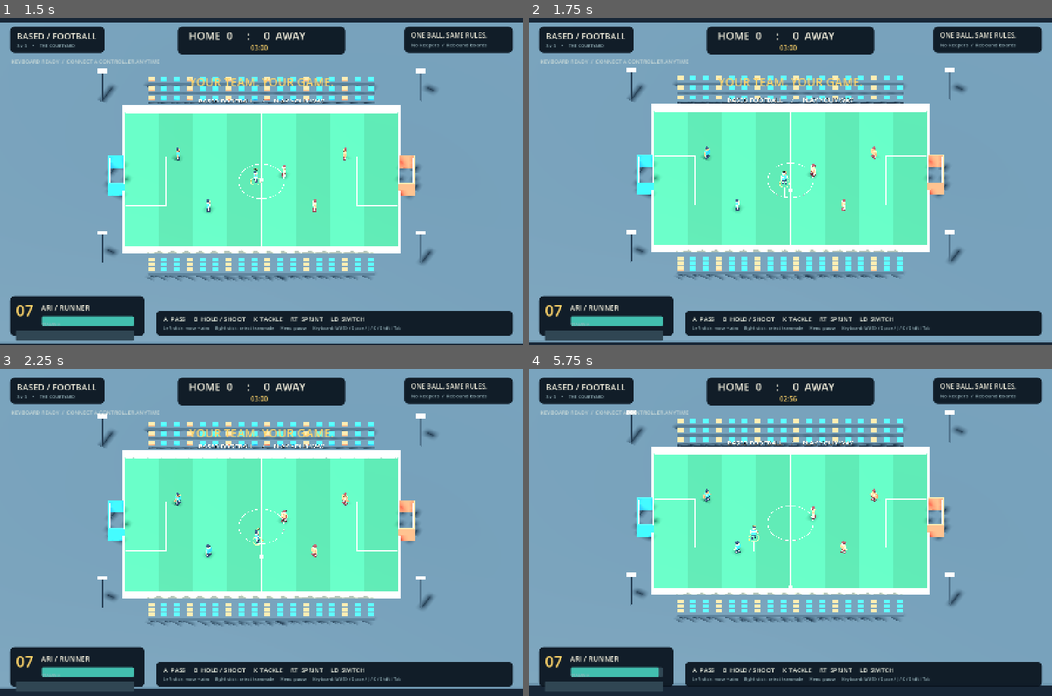
Above: before the commit, frames 1-4 (two rows, left to right).
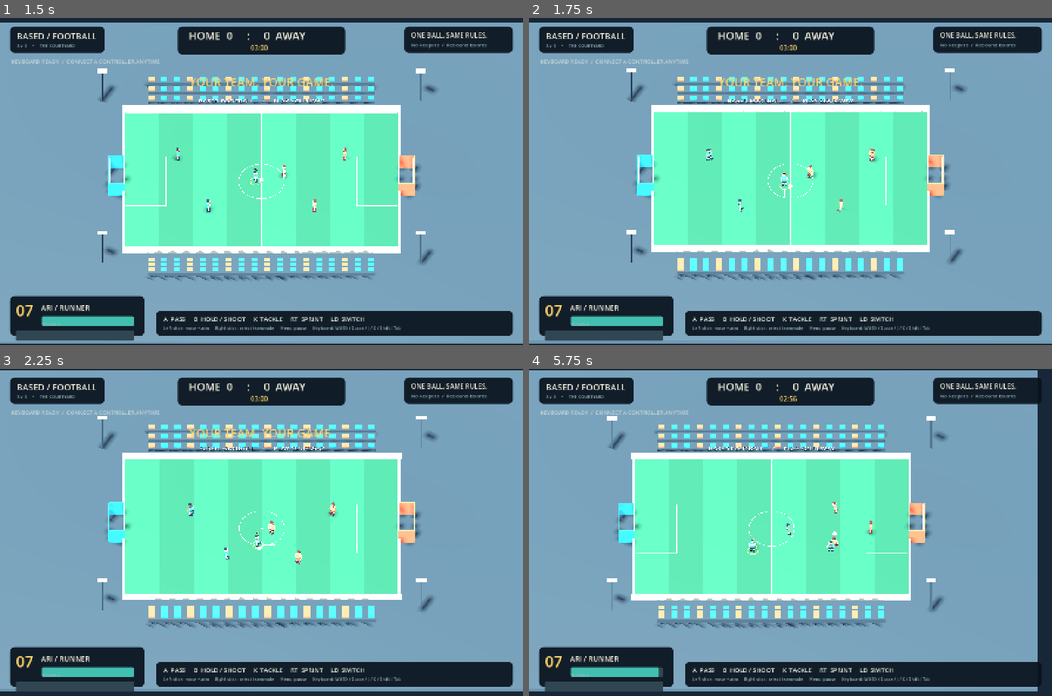
Above: after the commit, the same moments.

Repository: dangalg/BasedFootball
Game: Godot game, scene res://scenes/match.tscn
Same seed, same stepped clock (60 frames per second), same inputs: the game is played once before the commit and once after it.
Inputs (mouse positions are in pixels of both pictures, inside the frame that each line leads up to):
- Up to frame 1 (1.5 s): tap Enter (confirm) at 0.5, 1.25 s; move the mouse to (376, 165) at 0.52 s; hold D (right) 0.53-1.28 s; hold Shift (sprint) 0.53-1.28 s; tap Space (pass) at 0.6 s; click (376, 165) at 0.67 s; move the mouse to (156, 197) at 1.27 s; hold S (down) from 1.28 s (still down); tap Shift (sprint) at 1.35 s
- Up to frame 2 (1.75 s): keep holding S (down); tap K (tackle) at 1.55 s
- Up to frame 3 (2.25 s): move the mouse to (313, 460) at 2.02 s; release S (down) at 2.03 s; hold D (right) from 2.03 s (still down); tap K (tackle) at 2.1 s
- Up to frame 4 (5.75 s): tap Space (pass) at 2.3, 3.6, 4.55 s; move the mouse to (764, 597) at 2.77 s; release D (right) at 2.78 s; hold W (up) 2.78-3.53 s; tap Enter (confirm) at 2.85 s; click (764, 597) at 2.92 s; tap Shift (sprint) at 3.05 s; move the mouse to (947, 581) at 3.52 s; hold A (left) 3.53-5.03 s; tap K (tackle) at 3.8 s; move the mouse to (633, 483) at 4.27 s; tap J (shoot) at 4.35 s; move the mouse to (816, 532) at 5.02 s; hold S (down) from 5.03 s (still down); hold Shift (sprint) from 5.03 s (still down); click (816, 532) at 5.17 s

Frame 1 is identical in both runs. In frame 2, 2.0% of the frame differs, in the area x 0-100%, y 15-100%; in frame 3, 7.3%; in frame 4, 18%, in the area x 0-100%, y 0-99%.

Commit message:
Improve physical close control and trapping after stops

Diff:
--- a/scripts/match.gd
+++ b/scripts/match.gd
@@ -26,7 +26,7 @@
 var pause_requested: bool = false
 
 func _ready() -> void:
-	acceptance = "--acceptance" in OS.get_cmdline_user_args()
+	acceptance = "--acceptance" in OS.get_cmdline_user_args() or "--dribble-acceptance" in OS.get_cmdline_user_args()
 	_install_input()
 	squad.load_squad(acceptance)
 	_build_pitch()
@@ -53,7 +53,8 @@
 	_select(0)
 	hud.flash("YOUR TEAM. YOUR GAME.", 3.0)
 	if acceptance:
-		var session: Node = load("res://tests/acceptance.gd").new()
+		var session_path := "res://tests/dribble_acceptance.gd" if "--dribble-acceptance" in OS.get_cmdline_user_args() else "res://tests/acceptance.gd"
+		var session: Node = load(session_path).new()
 		add_child(session)
 		session.begin(self)
 
--- a/scripts/player.gd
+++ b/scripts/player.gd
@@ -30,6 +30,8 @@
 var match_touches: int = 0
 
 func _ready() -> void:
+	# Movement forces must remain responsive after a player stands still.
+	can_sleep = false
 	lock_rotation = true
 	linear_damp = 0.1
 	angular_damp = 1.0
@@ -130,17 +132,47 @@
 	return true
 
 func dribble(ball: FootballBall) -> bool:
-	if touch_cooldown > 0.0 or kick_cooldown > 0.0 or intent.length_squared() < 0.05 or not reach_ball(ball, 1.08):
+	if touch_cooldown > 0.0 or kick_cooldown > 0.0 or tackle_remaining > 0.0 or not reach_ball(ball, 1.08):
+		return false
+	# Ground-level, reach-limited touches only. Fast challenges remain loose balls.
+	if ball.global_position.y > 0.65:
 		return false
 	var relative := ball.global_position - global_position
 	relative.y = 0
-	if relative.dot(intent.normalized()) < -0.25:
+	var player_velocity := Vector3(linear_velocity.x, 0, linear_velocity.z)
+	var ball_velocity := Vector3(ball.linear_velocity.x, 0, ball.linear_velocity.z)
+	if (ball_velocity - player_velocity).length() > 5.5:
 		return false
-	var speed := pace + 1.4 if sprint and energy > 0.05 else pace * 0.69
-	var touch_target := intent.normalized() * speed
-	var impulse := (touch_target - Vector3(ball.linear_velocity.x, 0, ball.linear_velocity.z)) * ball.mass
-	ball.touch(team, player_id, impulse.limit_length(2.6 * touch_skill))
-	touch_cooldown = 0.24 if sprint else 0.16
+	var stick := minf(intent.length(), 1.0)
+	var is_sprinting := sprint and energy > 0.05 and stick > 0.1
+	var direction := intent.normalized() if stick > 0.05 else aim
+	var target_velocity: Vector3
+	var impulse_limit: float
+	if is_sprinting:
+		if relative.dot(direction) < -0.25:
+			return false
+		# Longer pushes create room for defenders to challenge a sprinting carrier.
+		target_velocity = direction * (pace + 1.4) * stick
+		impulse_limit = 2.6 * touch_skill
+		touch_cooldown = 0.24
+	else:
+		# Follow the current contact side around the body instead of cutting through
+		# the capsule on sharp turns. Each correction is a small physical impulse.
+		var contact_direction := relative.normalized() if relative.length() > 0.1 else direction
+		if stick > 0.05:
+			var angle := contact_direction.signed_angle_to(direction, Vector3.UP)
+			contact_direction = contact_direction.rotated(Vector3.UP, clampf(angle, -0.4, 0.4))
+		var foot_target := contact_direction * 0.8
+		var requested_velocity := intent.limit_length(1.0) * pace * 0.66
+		var carry_velocity := player_velocity.lerp(requested_velocity, 0.3)
+		var correction := ((foot_target - relative) * 7.0).limit_length(3.5)
+		target_velocity = carry_velocity + correction
+		impulse_limit = 0.6 * touch_skill
+		touch_cooldown = 0.055
+	var impulse := (target_velocity - ball_velocity) * ball.mass
+	if impulse.length_squared() < 0.0001:
+		return false
+	ball.touch(team, player_id, impulse.limit_length(impulse_limit))
 	match_touches += 1
 	return true
 
--- /dev/null
+++ b/tests/dribble_acceptance.gd
@@ -0,0 +1,198 @@
+extends Node
+
+# One rendered sequence using the production rigid bodies and dribble/tackle code.
+# Direct intents isolate ball handling from hardware input; no Input events injected.
+var game: Node3D
+var carrier: FootballPlayer
+var challenger: FootballPlayer
+var stage: int = -1
+var elapsed: float = 0.0
+var finished: bool = false
+var evidence_dir: String
+var samples: Array[Dictionary] = []
+var images: Array[String] = []
+var checks := {}
+var walk_distance_sum: float = 0.0
+var walk_samples: int = 0
+var close_control_max_distance: float = 0.0
+var sprint_max_distance: float = 0.0
+var stop_distance: float = INF
+var stop_ball_speed: float = INF
+var turn_positions: Array[Array] = []
+var starting_position := Vector3.ZERO
+var fixture_touch_count: int = 0
+var tackle_max_distance: float = 0.0
+var tackle_recorded: bool = false
+
+const DURATIONS := [1.0, 4.0, 3.0, 3.0, 1.5, 1.5, 1.5, 1.0, 0.65, 0.25]
+const NAMES := ["settle", "walk", "turn_left", "turn_right", "stop", "sprint", "settle_for_challenge", "tackle", "out_of_reach", "airborne"]
+
+func begin(match_node: Node3D) -> void:
+	game = match_node
+	game.set_physics_process(false)
+	game.set_process(false)
+	game.set_process_unhandled_input(false)
+	process_physics_priority = -100
+	carrier = game.players[0]
+	challenger = game.players[3]
+	for i in range(game.players.size()):
+		var player: FootballPlayer = game.players[i]
+		player.intent = Vector3.ZERO
+		if player != carrier:
+			player.freeze = true
+			player.global_position = Vector3(12, 0.06, -9 + i * 3)
+	game.camera.size = 25
+	game.camera.position = Vector3(0, 23, 19)
+	game.camera.look_at(Vector3.ZERO)
+	evidence_dir = OS.get_environment("BASED_FOOTBALL_EVIDENCE")
+	if evidence_dir.is_empty():
+		evidence_dir = ProjectSettings.globalize_path("res://evidence")
+	DirAccess.make_dir_recursive_absolute(evidence_dir)
+	game.hud.status.text = "DRIBBLE TEST  /  HARDWARE INPUT DISABLED"
+	_fixture(Vector3(-8, 0.06, 4), Vector3(0.8, 0.3, 0))
+	starting_position = carrier.global_position
+	_next_stage()
+	print("DRIBBLE_ACCEPTANCE_STARTED: one isolated rendered sequence; production physics; no injected gamepad input")
+
+func _fixture(player_position: Vector3, ball_offset: Vector3) -> void:
+	carrier.global_position = player_position
+	carrier.linear_velocity = Vector3.ZERO
+	carrier.angular_velocity = Vector3.ZERO
+	carrier.intent = Vector3.ZERO
+	carrier.sprint = false
+	carrier.aim = Vector3.RIGHT
+	carrier.touch_cooldown = 0
+	carrier.kick_cooldown = 0
+	carrier.energy = 1
+	carrier.reset_physics_interpolation()
+	game.ball.global_position = player_position + ball_offset
+	game.ball.linear_velocity = Vector3.ZERO
+	game.ball.angular_velocity = Vector3.ZERO
+	game.ball.last_touch_team = 0
+	game.ball.reset_physics_interpolation()
+
+func _physics_process(delta: float) -> void:
+	if game == null or finished:
+		return
+	elapsed += delta
+	if elapsed >= float(DURATIONS[stage]):
+		_end_stage()
+		_next_stage()
+		if finished:
+			return
+	var direction := Vector3.ZERO
+	if stage == 1 or stage == 3:
+		direction = Vector3.RIGHT * 0.42
+	elif stage == 2:
+		direction = Vector3.FORWARD * 0.42
+	elif stage == 5:
+		direction = Vector3.RIGHT
+	carrier.intent = direction
+	carrier.sprint = stage == 5
+	if direction.length_squared() > 0.01:
+		carrier.aim = direction.normalized()
+	carrier.dribble(game.ball)
+	var offset: Vector3 = game.ball.global_position - carrier.global_position
+	offset.y = 0
+	var distance := offset.length()
+	if stage >= 1 and stage <= 3:
+		close_control_max_distance = maxf(close_control_max_distance, distance)
+		walk_distance_sum += distance
+		walk_samples += 1
+	if stage == 5:
+		sprint_max_distance = maxf(sprint_max_distance, distance)
+	if stage == 7:
+		tackle_max_distance = maxf(tackle_max_distance, distance)
+	if Engine.get_physics_frames() % 12 == 0:
+		samples.append({"stage": NAMES[stage], "time": snappedf(elapsed, 0.001), "gap": distance, "ball_speed": game.ball.linear_velocity.length(), "player": _vector(carrier.global_position), "ball": _vector(game.ball.global_position)})
+
+func _process(_delta: float) -> void:
+	if game == null or finished:
+		return
+	game.hud.update_match(game.scores, game.remaining, carrier, 0)
+	game.aim_line.position = carrier.global_position + carrier.aim * 1.5 + Vector3(0, 0.05, 0)
+	game.aim_line.rotation.y = atan2(carrier.aim.x, carrier.aim.z)
+
+func _next_stage() -> void:
+	stage += 1
+	elapsed = 0
+	if stage >= DURATIONS.size():
+		_complete()
+		return
+	game.hud.flash("DRIBBLE CHECK / " + str(NAMES[stage]).to_upper(), float(DURATIONS[stage]))
+	if stage == 6:
+		# Separate challenge fixture: settle a nearby ball, then tackle it away.
+		_fixture(Vector3(0, 0.06, 0), Vector3(0.8, 0.3, 0))
+	elif stage == 7:
+		challenger.global_position = Vector3(game.ball.global_position.x, 0.06, game.ball.global_position.z + 0.85)
+		challenger.freeze = false
+		challenger.aim = Vector3.FORWARD
+		challenger.intent = Vector3.ZERO
+		challenger.tackle_cooldown = 0
+		tackle_recorded = challenger.tackle(game.ball)
+	elif stage == 8:
+		challenger.freeze = true
+		challenger.global_position = Vector3(12, 0.06, -9)
+		_fixture(Vector3(0, 0.06, 0), Vector3(1.6, 0.3, 0))
+		game.ball.linear_velocity = Vector3(3, 0, 0)
+		fixture_touch_count = game.ball.touches
+	elif stage == 9:
+		_fixture(Vector3(0, 0.06, 0), Vector3(0.8, 1.5, 0))
+		game.ball.linear_velocity = Vector3(0, 2, 0)
+		fixture_touch_count = game.ball.touches
+
+func _end_stage() -> void:
+	var offset: Vector3 = game.ball.global_position - carrier.global_position
+	offset.y = 0
+	if stage == 1:
+		checks["walking_moves_player"] = carrier.global_position.x - starting_position.x > 5.0
+	if stage in [1, 2, 3]:
+		turn_positions.append(_vector(carrier.global_position))
+		_capture(str(NAMES[stage]))
+	if stage == 4:
+		stop_distance = offset.length()
+		stop_ball_speed = Vector3(game.ball.linear_velocity.x, 0, game.ball.linear_velocity.z).length()
+		checks["stop_within_kicking_reach"] = carrier.reach_ball(game.ball)
+		checks["stop_settles_ball"] = stop_ball_speed < 0.35
+		_capture("stop")
+	if stage == 5:
+		_capture("sprint")
+	if stage == 7:
+		checks["opponent_tackle_breaks_possession"] = tackle_recorded and tackle_max_distance > 1.3 and game.ball.last_touch_team == 1
+		_capture("tackle")
+	if stage == 8:
+		checks["out_of_reach_ball_stays_free"] = game.ball.touches == fixture_touch_count and offset.length() > 2.3
+	if stage == 9:
+		checks["airborne_ball_stays_free"] = game.ball.touches == fixture_touch_count
+
+func _capture(label: String) -> void:
+	# Preserve the last rendered frame before the next fixture is installed.
+	var path := evidence_dir.path_join("dribble_%s.png" % label)
+	if get_viewport().get_texture().get_image().save_png(path) == OK:
+		images.append(path)
+
+func _complete() -> void:
+	finished = true
+	carrier.intent = Vector3.ZERO
+	await RenderingServer.frame_post_draw
+	var walk_average := walk_distance_sum / maxi(walk_samples, 1)
+	checks["walk_and_turns_keep_ball_close"] = close_control_max_distance < 1.15
+	checks["left_turn_moves_upfield"] = float(turn_positions[1][2]) < float(turn_positions[0][2]) - 4.0
+	checks["right_turn_moves_across_field"] = float(turn_positions[2][0]) > float(turn_positions[1][0]) + 4.0
+	checks["sprint_touches_are_longer"] = sprint_max_distance > walk_average + 0.08
+	checks["rendered_evidence"] = images.size() == 6
+	var passed := true
+	for value in checks.values():
+		passed = passed and bool(value)
+	var report := {"pass": passed, "checks": checks, "close_control_max_gap": close_control_max_distance, "close_control_mean_gap": walk_average, "stop_gap": stop_distance, "stop_ball_speed": stop_ball_speed, "sprint_max_gap": sprint_max_distance, "tackle_max_gap": tackle_max_distance, "turn_positions": turn_positions, "screenshots": images, "hardware_input_disabled": true, "gamepad_events_injected": false, "hardware_controller_feel_verified": false}
+	var file := FileAccess.open(evidence_dir.path_join("dribble-acceptance.json"), FileAccess.WRITE)
+	file.store_string(JSON.stringify(report, "\t"))
+	file.close()
+	var trace := FileAccess.open(evidence_dir.path_join("dribble-trace.json"), FileAccess.WRITE)
+	trace.store_string(JSON.stringify(samples, "\t"))
+	trace.close()
+	print("DRIBBLE_ACCEPTANCE_RESULT: " + JSON.stringify(report))
+	get_tree().quit(0 if passed else 1)
+
+func _vector(value: Vector3) -> Array:
+	return [value.x, value.y, value.z]
Not shown, changed: export_presets.cfg
Not shown, added: tests/dribble_acceptance.gd.uid
Not shown, changed: Launch.ps1
Not shown, changed: README.md
Not shown, changed: VERIFICATION.md
